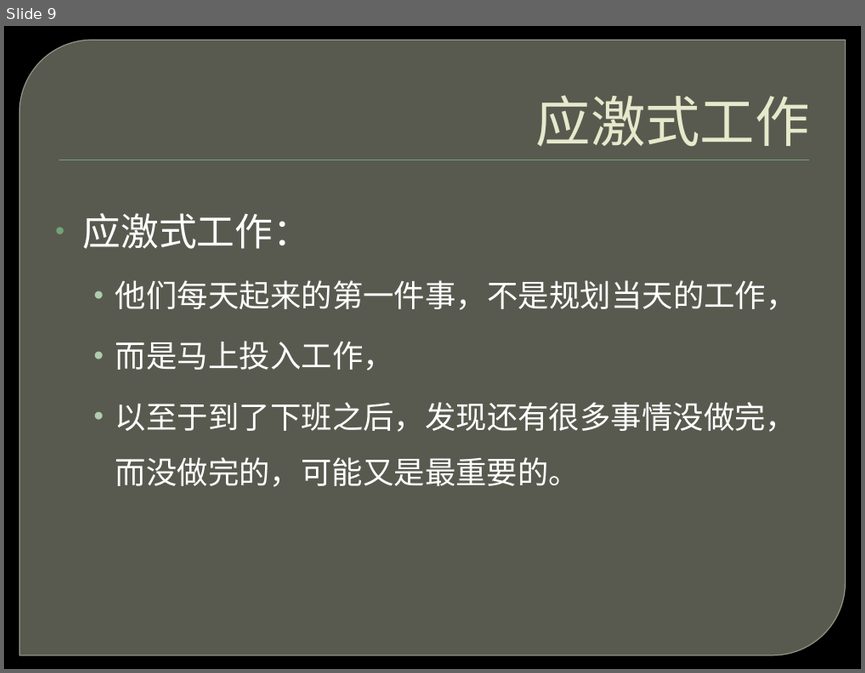
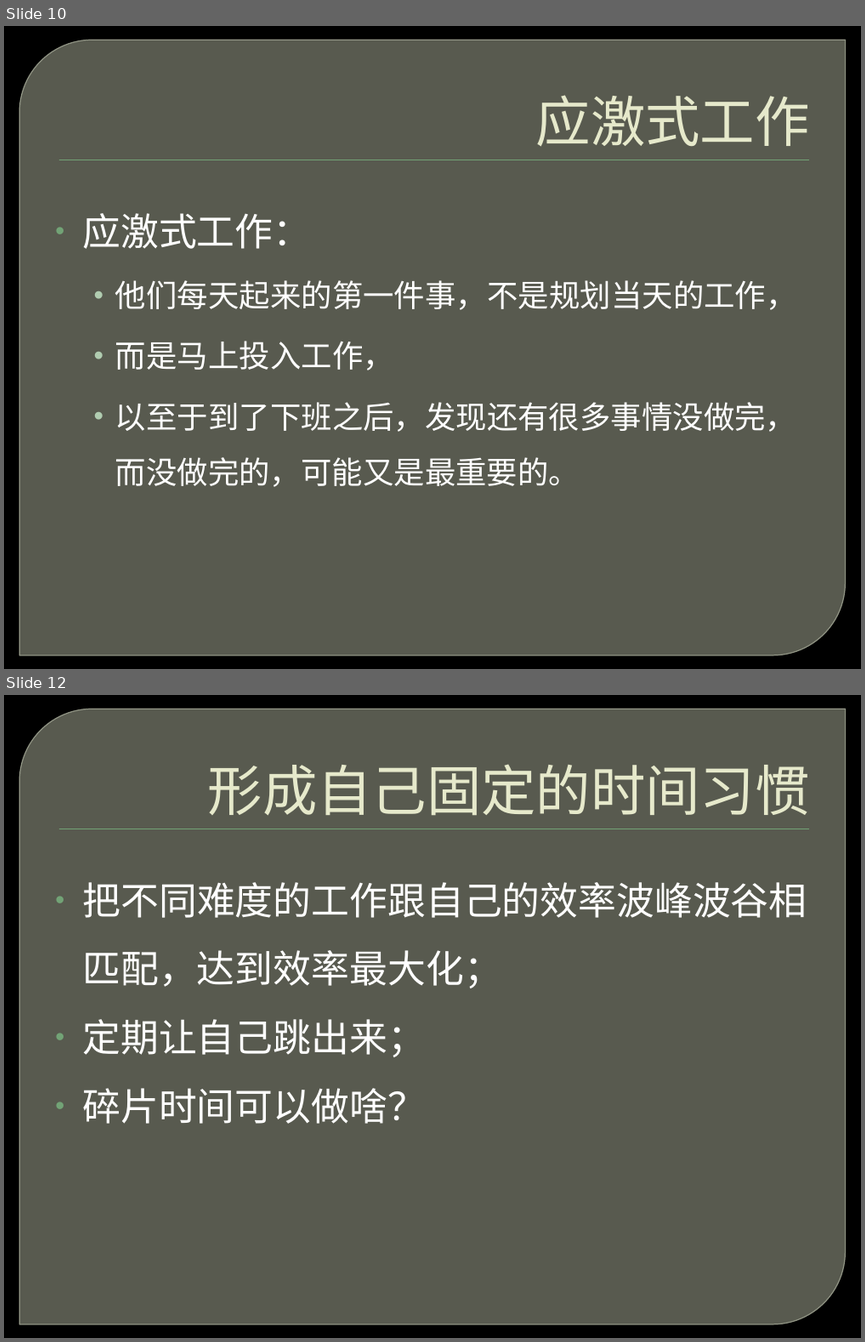
Before and after one commit to ghj1976/lecture, a slide deck: 工作方式/累死你的不是工作，而是工作方式.pptx. Shown one above the other, each under a label of ours: slide 9 before the commit, slides 10 and 12 after it; the slides between them are not shown. The pictures are 865x673 and 865x1342 pixels, drawn with LibreOffice and Linux fonts; fonts in the diff are those of the drawing; background and template pictures are left out. Boxes give left, top, right and bottom in pixels: in the first picture for what was removed or moved away, otherwise in the second. Text is boxed around its words. In the diff, an @@ line names an element or a change of style, - is before the commit and + after.

Commit message:
工作方式和纸飞机游戏ppt

```diff
--- a/工作方式/累死你的不是工作，而是工作方式.pptx
+++ b/工作方式/累死你的不是工作，而是工作方式.pptx
@@ slide 12 added at (4, 695, 861, 1338), background picture (left out); not listed: 2 template elements that a slide beside it also shows @@
@@ title added at (208, 764, 810, 815), 46 pt, text #E7EACB @@
+形成自己固定的时间习惯
@@ text added at (83, 882, 807, 1123), 32 pt, text #FFFFFF @@
+• 把不同难度的工作跟自己的效率波峰波谷相匹配，达到效率最大化；
+• 定期让自己跳出来；
+• 碎片时间可以做啥？
@@ what was slide 9 is now slide 10 @@
```
Also in this commit, not shown: 9 slides changed, 11 other slides added, 1 slide removed.
